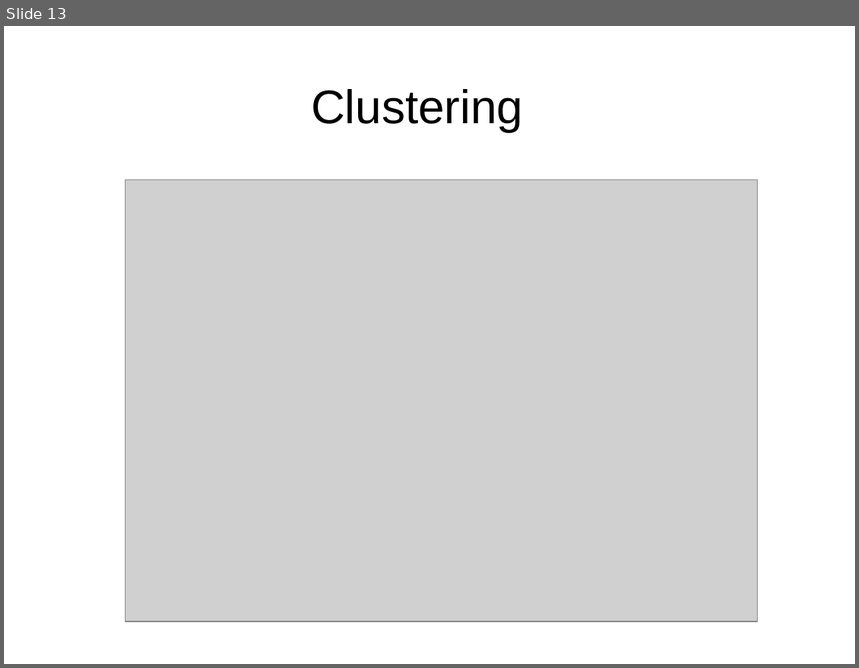
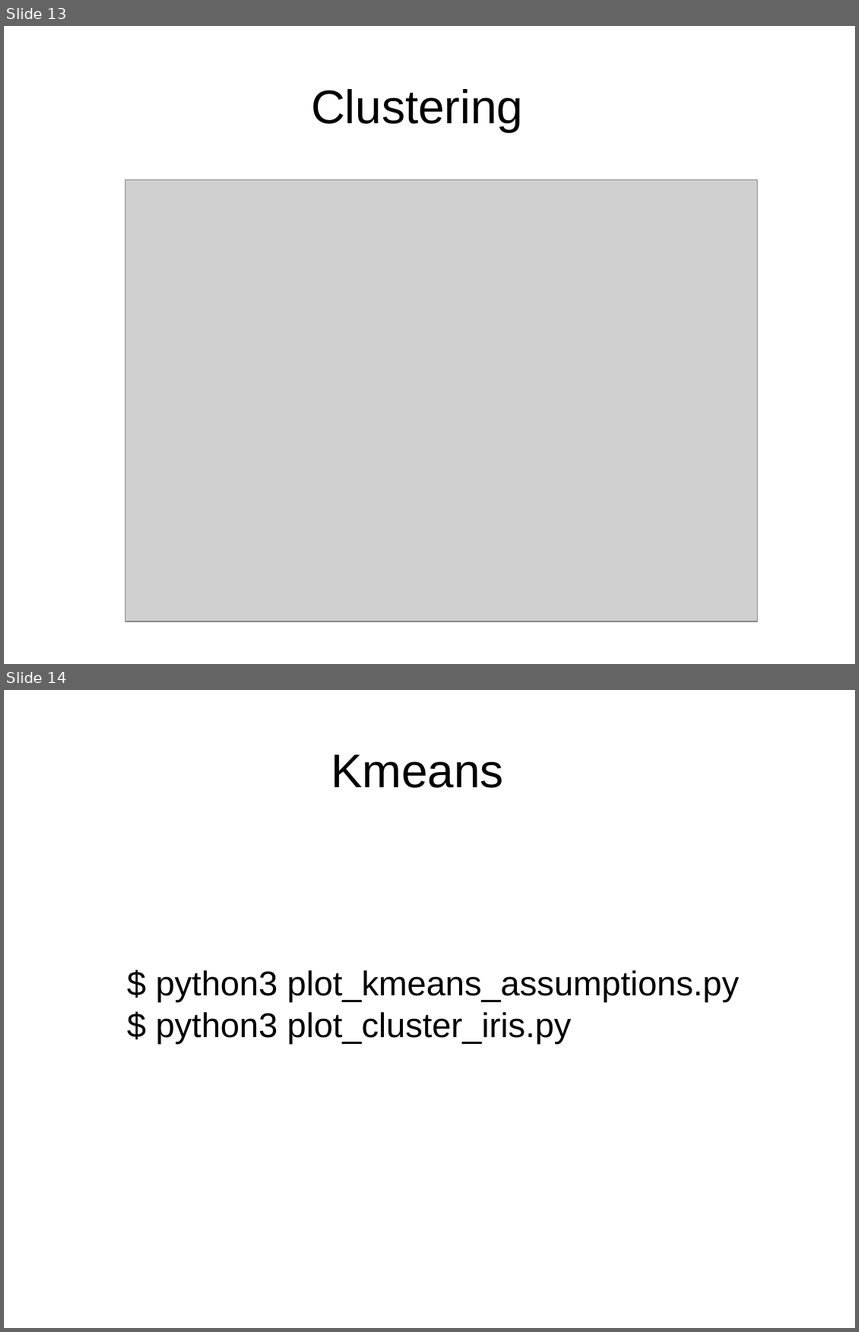
Before and after one commit to davidam/python-examples, a slide deck: presentations/scikit.odp. Shown one above the other, each under a label of ours: slide 13 before the commit, slides 13 and 14 after it. The pictures are 859x668 and 859x1332 pixels, drawn with LibreOffice and Linux fonts; fonts in the diff are those of the drawing; grey boxes stand for pictures. Boxes give left, top, right and bottom in pixels: in the first picture for what was removed or moved away, otherwise in the second. Text is boxed around its words. In the diff, an @@ line names an element or a change of style, - is before the commit and + after.

```diff
--- a/presentations/scikit.odp
+++ b/presentations/scikit.odp
@@ slide 14 added at (4, 690, 855, 1328), background #FFFFFF @@
@@ title added at (331, 755, 504, 788), 44 pt, text #000000 @@
+Kmeans
@@ text added at (156, 970, 740, 1043), 32 pt, text #000000 @@
+$ python3 plot_kmeans_assumptions.py
+$ python3 plot_cluster_iris.py
```
Also in this commit, not shown: 8 other slides added.
